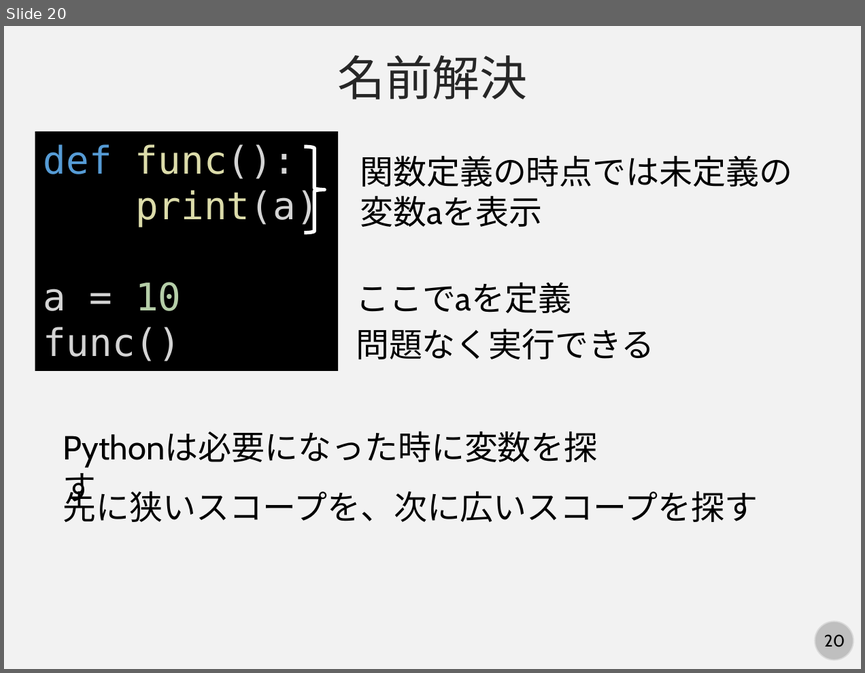
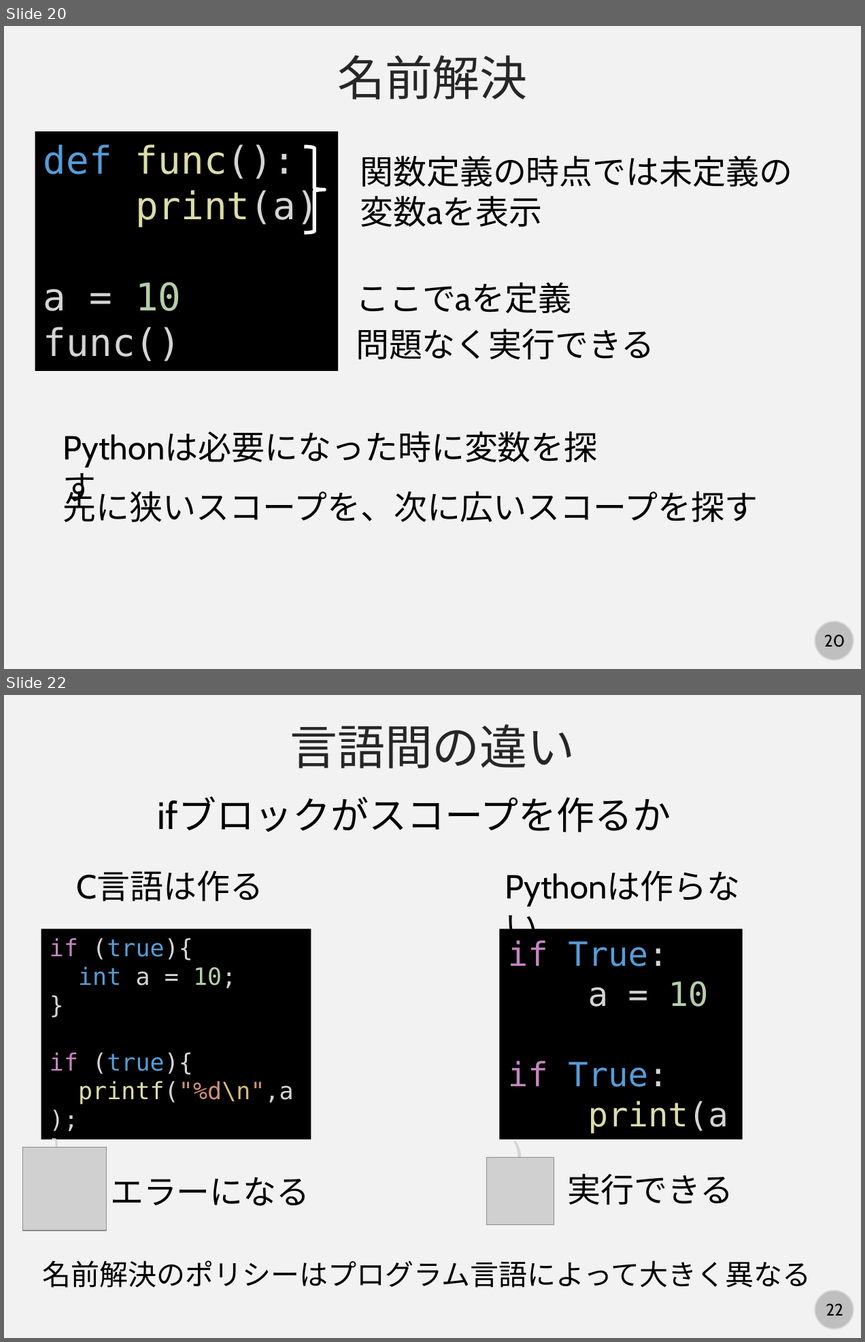
Before and after one commit to kaityo256/python_zero, a slide deck: scope/fig/slide.pptx. Shown one above the other, each under a label of ours: slide 20 before the commit, slides 20 and 22 after it; the slides between them are not shown. The pictures are 865x673 and 865x1342 pixels, drawn with LibreOffice and Linux fonts; fonts in the diff are those of the drawing; grey boxes stand for pictures. Boxes give left, top, right and bottom in pixels: in the first picture for what was removed or moved away, otherwise in the second. Text is boxed around its words. In the diff, an @@ line names an element or a change of style, - is before the commit and + after.

```diff
--- a/scope/fig/slide.pptx
+++ b/scope/fig/slide.pptx
@@ slide 22 added at <box>4,695,861,1338</box>, background #F2F2F2; not listed: 2 template elements that a slide beside it also shows @@
@@ text added at <box>290,724,575,768</box>, 40 pt, text #262626 @@
+言語間の違い
@@ text added at <box>158,797,671,832</box>, 32 pt, text #000000 @@
+ifブロックがスコープを作るか
@@ text added at <box>77,870,264,901</box>, 28 pt, text #000000 @@
+C言語は作る
@@ text added at <box>496,861,778,910</box>, 28 pt, text #000000 @@
+Pythonは作らない
@@ rectangle added at <box>41,929,311,1140</box>, fill #000000, 20 pt, text #D4D4D4 @@
+if (true){
+int a = 10;
+}
+if (true){
+printf("%d\n",a);
+}
@@ rectangle added at <box>499,929,742,1140</box>, fill #000000, 28 pt, text #569CD6 @@
+if True:
+a = 10
+if True:
+print(a)
@@ picture added at <box>23,1147,106,1231</box> @@
@@ picture added at <box>486,1157,554,1225</box> @@
@@ text added at <box>110,1176,310,1206</box>, 28 pt, text #000000 @@
+エラーになる
@@ text added at <box>568,1173,734,1204</box>, 28 pt, text #000000 @@
+実行できる
@@ text added at <box>43,1260,811,1287</box>, 24 pt, text #000000 @@
+名前解決のポリシーはプログラム言語によって大きく異なる
```
Also in this commit, not shown: 1 slide changed, 6 other slides added.
